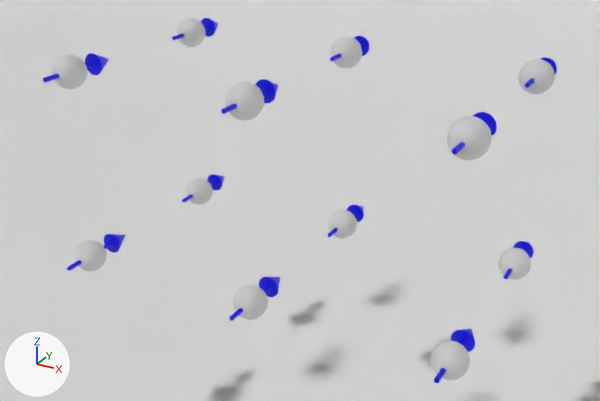
One commit to the Blender file Blender/spins1D.blend: the scene before it, then after it.
Before and after are seen from a 50 mm camera at (51.8, -52.5, 36.9) aimed at (17.9, 9.1, 6.1). The axes (+X, +Y, +Z) are drawn at lower left. The lights are the same throughout.
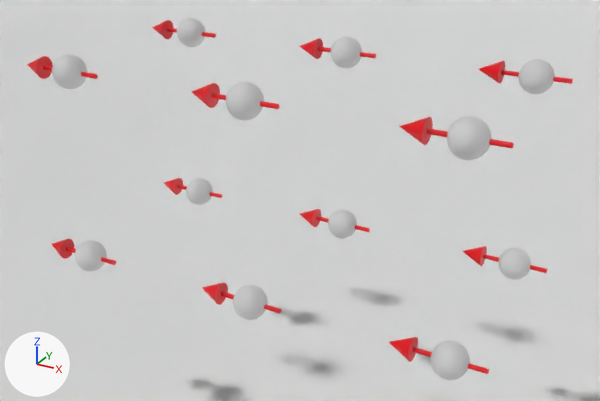
Where the change shows, as pixel boxes (x1, y1, x2, y2) in the pictures (600 x 401 px):
'Cylinder.011', recoloured, turned
    before: (452, 112, 497, 155)
    after: (399, 117, 514, 148)
'Cylinder.002', recoloured, turned
    before: (434, 329, 475, 383)
    after: (389, 337, 489, 374)
'Cylinder.010', recoloured, turned
    before: (221, 79, 278, 114)
    after: (192, 83, 279, 109)
'Cylinder.001', recoloured, turned
    before: (229, 277, 280, 321)
    after: (202, 282, 282, 313)
'Cylinder.006', recoloured, turned
    before: (43, 53, 109, 82)
    after: (27, 56, 98, 79)
'Cylinder', recoloured, turned
    before: (67, 234, 125, 271)
    after: (52, 239, 116, 265)
'Cylinder.005', recoloured, turned
    before: (503, 241, 534, 279)
    after: (463, 246, 547, 273)
'Cylinder.014', turned
    before: (525, 58, 557, 88)
    after: (479, 61, 573, 84)
'Cylinder.013', recoloured, turned
    before: (330, 36, 369, 61)
    after: (300, 38, 376, 59)
'Cylinder.004', recoloured, turned
    before: (328, 205, 364, 237)
    after: (300, 209, 370, 232)
'Cylinder.012', recoloured, turned
    before: (172, 18, 218, 40)
    after: (152, 20, 216, 39)
'Cylinder.003', recoloured, turned
    before: (182, 174, 225, 202)
    after: (164, 178, 222, 198)

What changed in the scene script:
```text
Change mat_spin_color_0:
    mat_spin_color_0.base_color: (0.0, 0.0, 1.0) -> (0.993, 0.0, 0.00725)  # blue #0000ff -> red #fe0015
Change mat_spin_color_1:
    mat_spin_color_1.base_color: (0.0, 0.0, 1.0) -> (0.993, 0.0, 0.00725)  # blue #0000ff -> red #fe0015
Change mat_spin_color_2:
    mat_spin_color_2.base_color: (0.0, 0.0, 1.0) -> (0.993, 0.0, 0.00725)  # blue #0000ff -> red #fe0015
Change mat_spin_color_3:
    mat_spin_color_3.base_color: (0.0, 0.0, 1.0) -> (0.993, 0.0, 0.00725)  # blue #0000ff -> red #fe0015
Change mat_spin_color_4:
    mat_spin_color_4.base_color: (0.0, 0.0, 1.0) -> (0.993, 0.0, 0.00725)  # blue #0000ff -> red #fe0015
Change mat_spin_color_5:
    mat_spin_color_5.base_color: (0.0, 0.0, 1.0) -> (0.993, 0.0, 0.00725)  # blue #0000ff -> red #fe0015
Change mat_spin_color_6:
    mat_spin_color_6.base_color: (0.0, 0.0, 1.0) -> (0.993, 0.0, 0.00725)  # blue #0000ff -> red #fe0015
Change mat_spin_color_7:
    mat_spin_color_7.base_color: (0.0, 0.0, 1.0) -> (0.993, 0.0, 0.00725)  # blue #0000ff -> red #fe0015
Change mat_spin_color_8:
    mat_spin_color_8.base_color: (0.0, 0.0, 1.0) -> (0.993, 0.0, 0.00725)  # blue #0000ff -> red #fe0015
Change mat_spin_color_9:
    mat_spin_color_9.base_color: (0.0, 0.0, 1.0) -> (0.993, 0.0, 0.00725)  # blue #0000ff -> red #fe0015
Change mat_spin_color_10:
    mat_spin_color_10.base_color: (0.0, 0.0, 1.0) -> (0.993, 0.0, 0.00725)  # blue #0000ff -> red #fe0015
Change ob_cylinder:
    ob_cylinder.rotation_euler: (0.0, 0.0, 0.0) -> (0.0, 0.0, 1.559)  # degrees (0, 0, 0) -> degrees (0, 0, 89)
Change ob_cylinder_001:
    ob_cylinder_001.rotation_euler: (0.0, 0.0, 0.0) -> (0.0, 0.0, 1.559)  # degrees (0, 0, 0) -> degrees (0, 0, 89)
Change ob_cylinder_002:
    ob_cylinder_002.rotation_euler: (0.0, 0.0, 0.0) -> (0.0, 0.0, 1.559)  # degrees (0, 0, 0) -> degrees (0, 0, 89)
Change ob_cylinder_003:
    ob_cylinder_003.rotation_euler: (0.0, 0.0, 0.0) -> (0.0, 0.0, 1.559)  # degrees (0, 0, 0) -> degrees (0, 0, 89)
Change ob_cylinder_004:
    ob_cylinder_004.rotation_euler: (0.0, 0.0, 0.0) -> (0.0, 0.0, 1.559)  # degrees (0, 0, 0) -> degrees (0, 0, 89)
Change ob_cylinder_005:
    ob_cylinder_005.rotation_euler: (0.0, 0.0, 0.0) -> (0.0, 0.0, 1.559)  # degrees (0, 0, 0) -> degrees (0, 0, 89)
Change ob_cylinder_006:
    ob_cylinder_006.rotation_euler: (0.0, 0.0, 0.0) -> (0.0, 0.0, 1.559)  # degrees (0, 0, 0) -> degrees (0, 0, 89)
Change ob_cylinder_010:
    ob_cylinder_010.rotation_euler: (0.0, 0.0, 0.0) -> (0.0, 0.0, 1.559)  # degrees (0, 0, 0) -> degrees (0, 0, 89)
Change ob_cylinder_011:
    ob_cylinder_011.rotation_euler: (0.0, 0.0, 0.0) -> (0.0, 0.0, 1.559)  # degrees (0, 0, 0) -> degrees (0, 0, 89)
Change ob_cylinder_012:
    ob_cylinder_012.rotation_euler: (0.0, 0.0, 0.0) -> (0.0, 0.0, 1.559)  # degrees (0, 0, 0) -> degrees (0, 0, 89)
Change ob_cylinder_013:
    ob_cylinder_013.rotation_euler: (0.0, 0.0, 0.0) -> (0.0, 0.0, 1.559)  # degrees (0, 0, 0) -> degrees (0, 0, 89)
Change ob_cylinder_014:
    ob_cylinder_014.rotation_euler: (0.0, 0.0, 0.0) -> (0.0, 0.0, 1.559)  # degrees (0, 0, 0) -> degrees (0, 0, 89)
```
